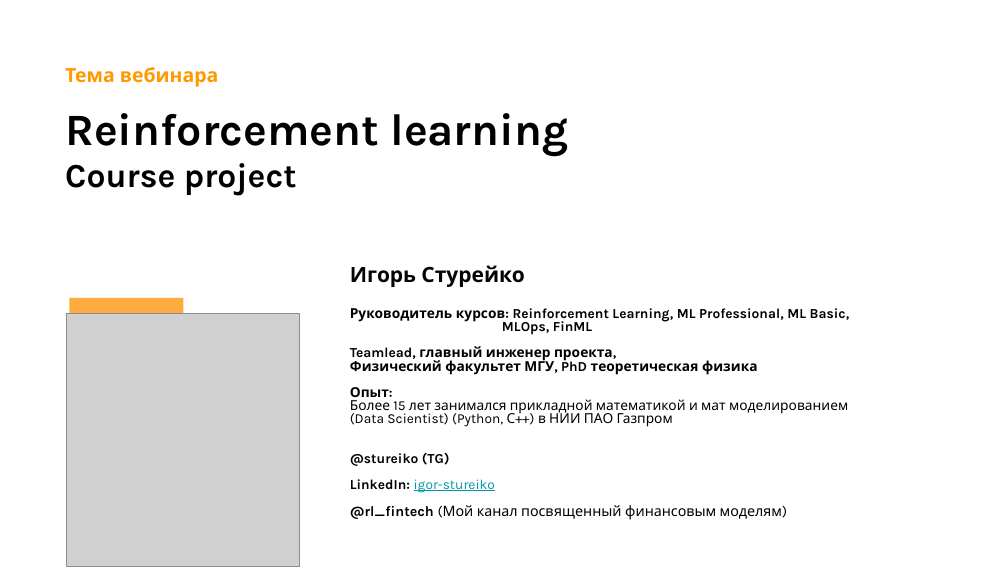
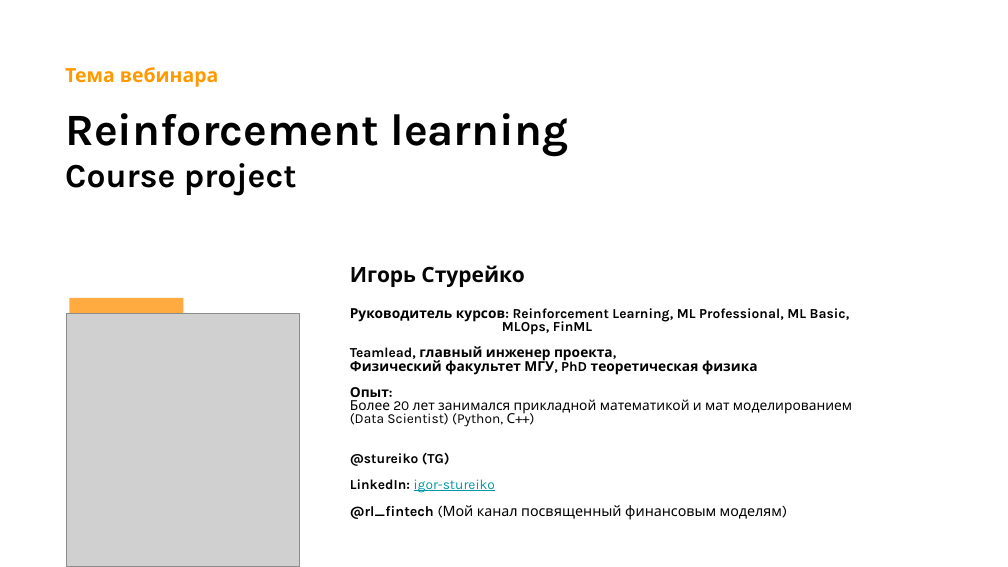
Before and after one commit to stureiko/Otus_lectures, a slide deck: slide 4 of RL/Course-project/Course project.pptx. Drawn at 1008x567 pixels with LibreOffice and Linux fonts; fonts in the diff are those of the drawing; grey boxes stand for pictures; background and template pictures are left out. Boxes give left, top, right and bottom in pixels: in the first picture for what was removed or moved away, otherwise in the second. Text is boxed around its words. In the diff, an @@ line names an element or a change of style, - is before the commit and + after.

```diff
--- a/RL/Course-project/Course project.pptx
+++ b/RL/Course-project/Course project.pptx
@@ subtitle at (350, 399, 852, 427): text changed @@
-Более 15 лет занимался прикладной математикой и мат моделированием
-(Data Scientist) (Python, С++) в НИИ ПАО Газпром
+Более 20 лет занимался прикладной математикой и мат моделированием
+(Data Scientist) (Python, С++)
```
Also in this commit, not shown: 2 other slides changed, 28 other files.
